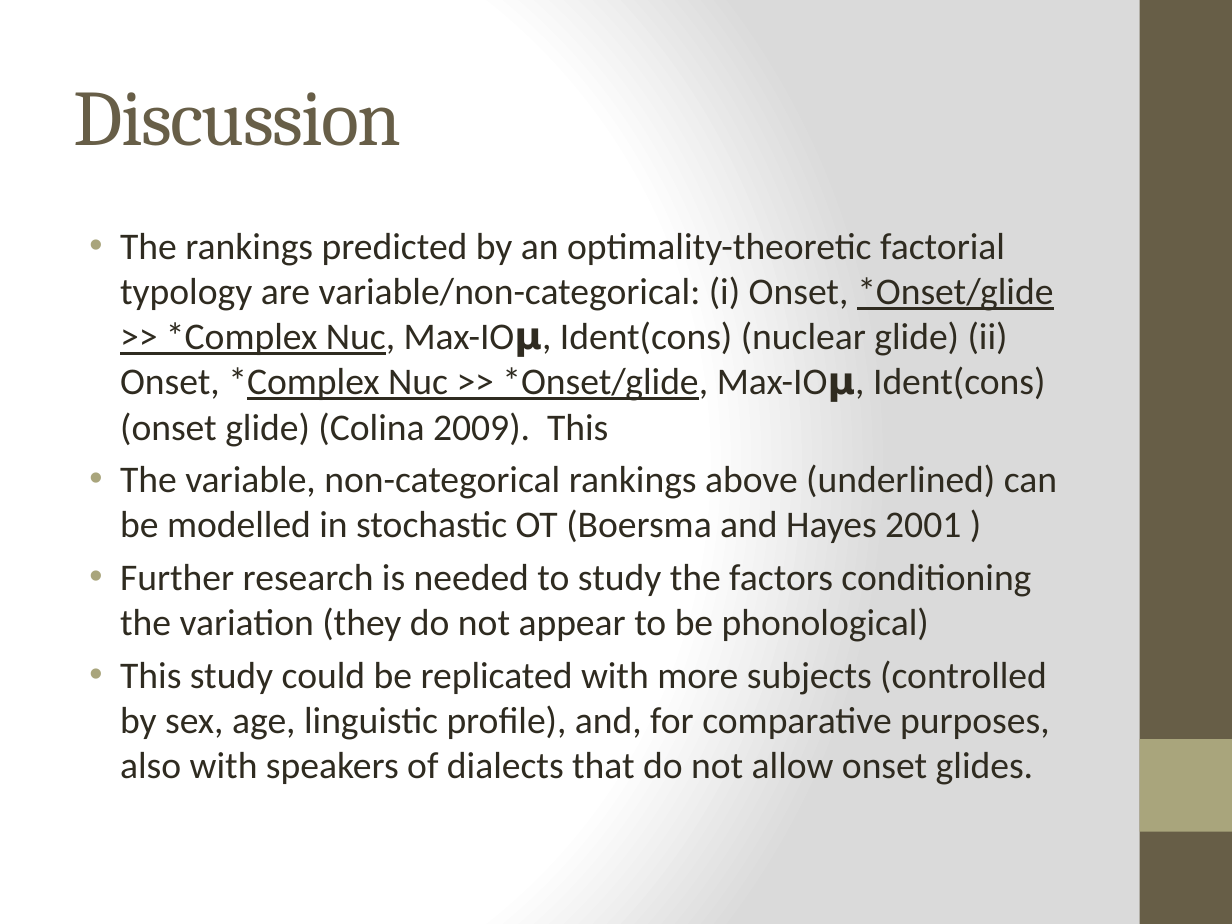
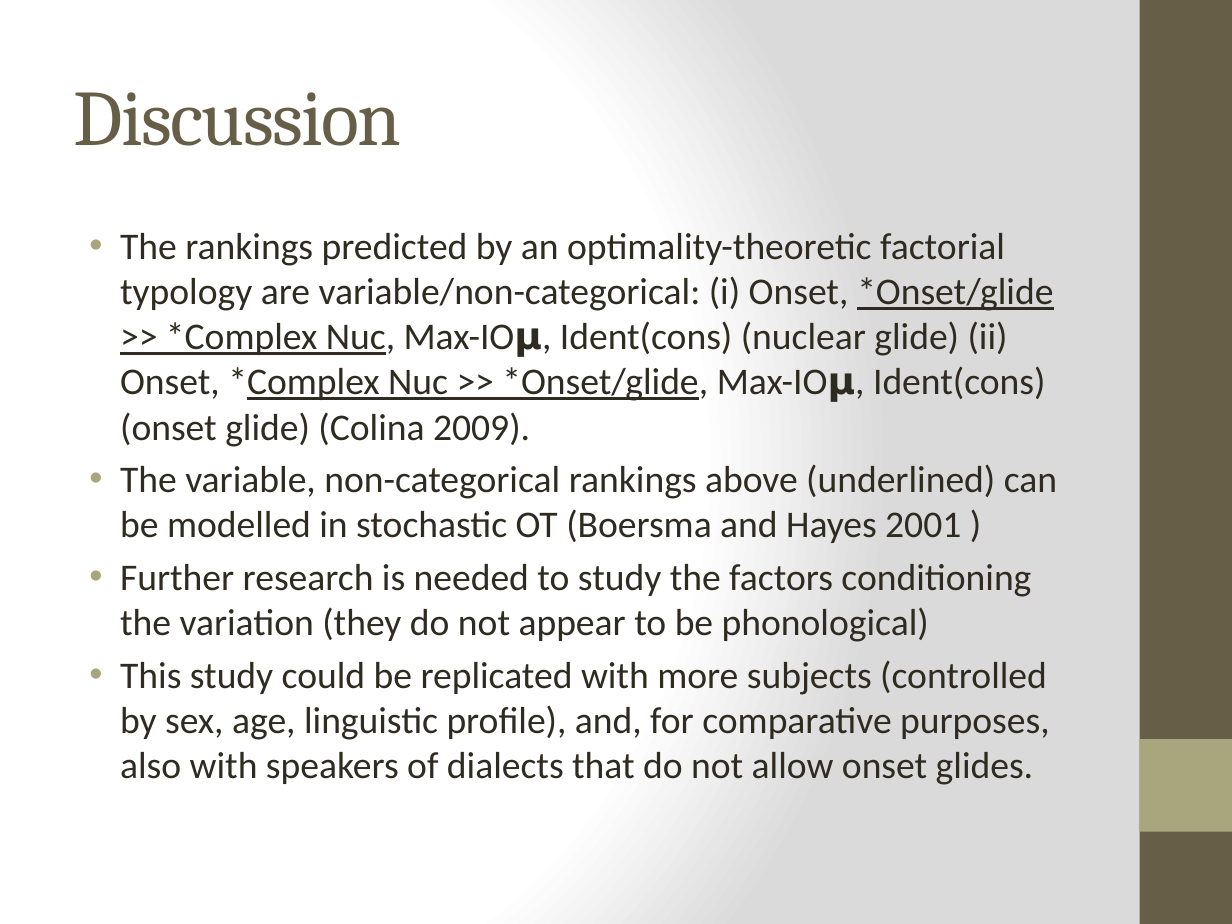
Before and after one commit to jvcasillas/glide_affiliation, a slide deck: slide 27 of Colina, Casillas & Díaz HLS 2018.pptx. Drawn at 1232x924 pixels with LibreOffice and Linux fonts; fonts in the diff are those of the drawing. Boxes give left, top, right and bottom in pixels: in the first picture for what was removed or moved away, otherwise in the second. Text is boxed around its words. In the diff, an @@ line names an element or a change of style, - is before the commit and + after.

```diff
--- a/Colina, Casillas & Díaz HLS 2018.pptx
+++ b/Colina, Casillas & Díaz HLS 2018.pptx
@@ text at (120, 233, 1053, 447): text changed @@
-• The rankings predicted by an optimality-theoretic factorial typology are variable/non-categorical: (i) Onset, *Onset/glide >> *Complex Nuc, Max-IO𝝻, Ident(cons) (nuclear glide) (ii) Onset, *Complex Nuc >> *Onset/glide, Max-IO𝝻, Ident(cons) (onset glide) (Colina 2009). This
+• The rankings predicted by an optimality-theoretic factorial typology are variable/non-categorical: (i) Onset, *Onset/glide >> *Complex Nuc, Max-IO𝝻, Ident(cons) (nuclear glide) (ii) Onset, *Complex Nuc >> *Onset/glide, Max-IO𝝻, Ident(cons) (onset glide) (Colina 2009).
```
Also in this commit, not shown: 11 other files.
